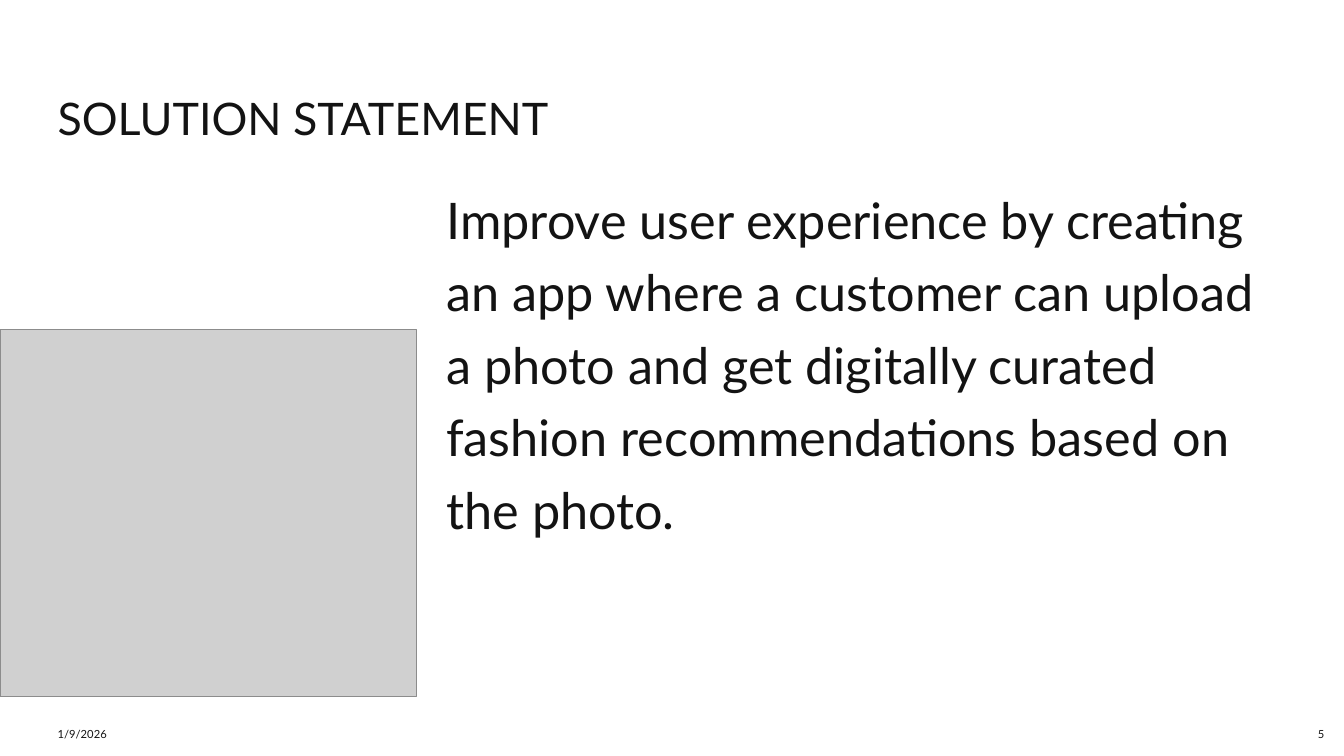
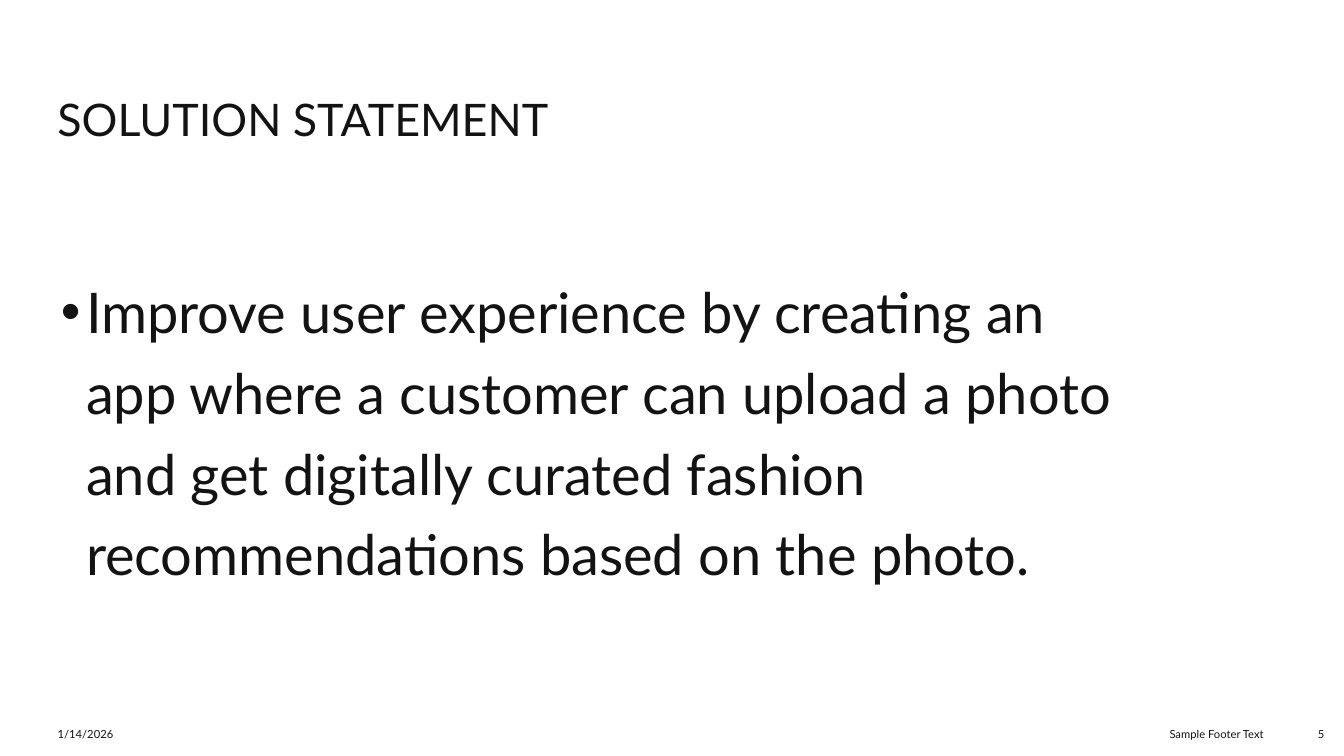
Before and after one commit to pajeeokoth/fashion-insta, a slide deck: slide 5 of Fashion-insta.pptx. Drawn at 1344x756 pixels with LibreOffice and Linux fonts; fonts in the diff are those of the drawing; grey boxes stand for pictures. Boxes give left, top, right and bottom in pixels: in the first picture for what was removed or moved away, otherwise in the second. Text is boxed around its words. In the diff, an @@ line names an element or a change of style, - is before the commit and + after.

```diff
--- a/Fashion-insta.pptx
+++ b/Fashion-insta.pptx
@@ text "Improve user experience by creating ..." moved from (x1=446, y1=202, x2=1254, y2=537) to (x1=86, y1=291, x2=1110, y2=585) @@
@@ text "Improve user experience by creating ..." at (x1=86, y1=291, x2=1110, y2=585): size 36 to 40 pt; bullet none to • @@
@@ picture removed at (x1=0, y1=330, x2=416, y2=697) @@
@@ text at (x1=58, y1=730, x2=114, y2=739): text changed @@
-1/9/2026
+1/14/2026
@@ text added at (x1=1170, y1=730, x2=1264, y2=740), 8 pt, text #131313 @@
+Sample Footer Text
```
Also in this commit, not shown: 22 other slides changed, 2 slides added, 2 slides removed, 1 other file.
